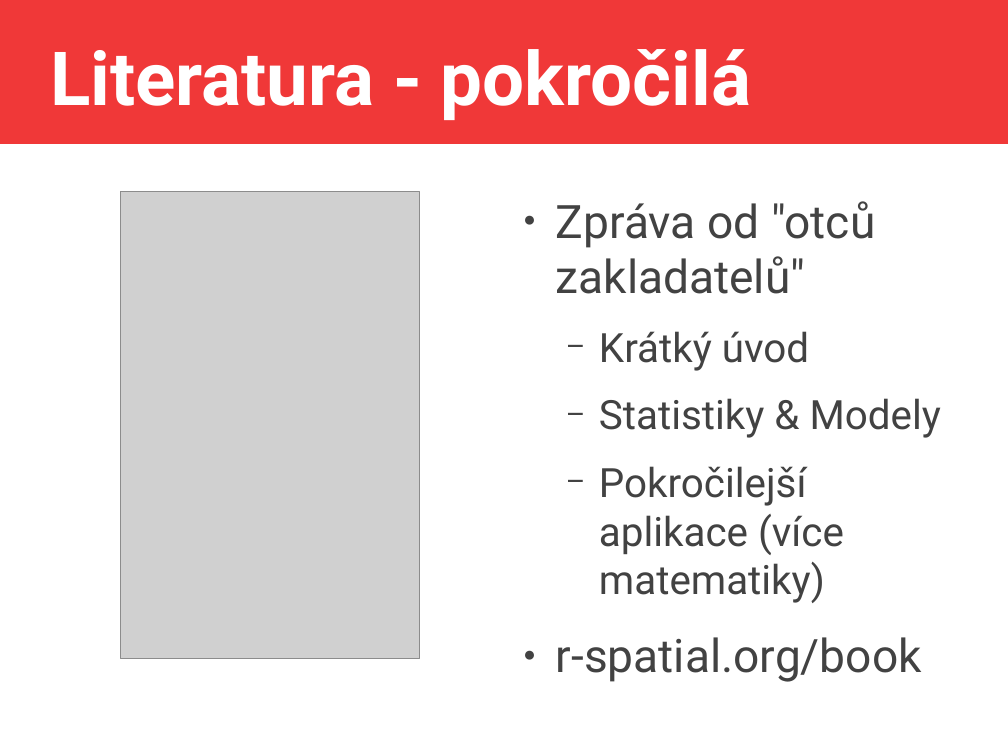
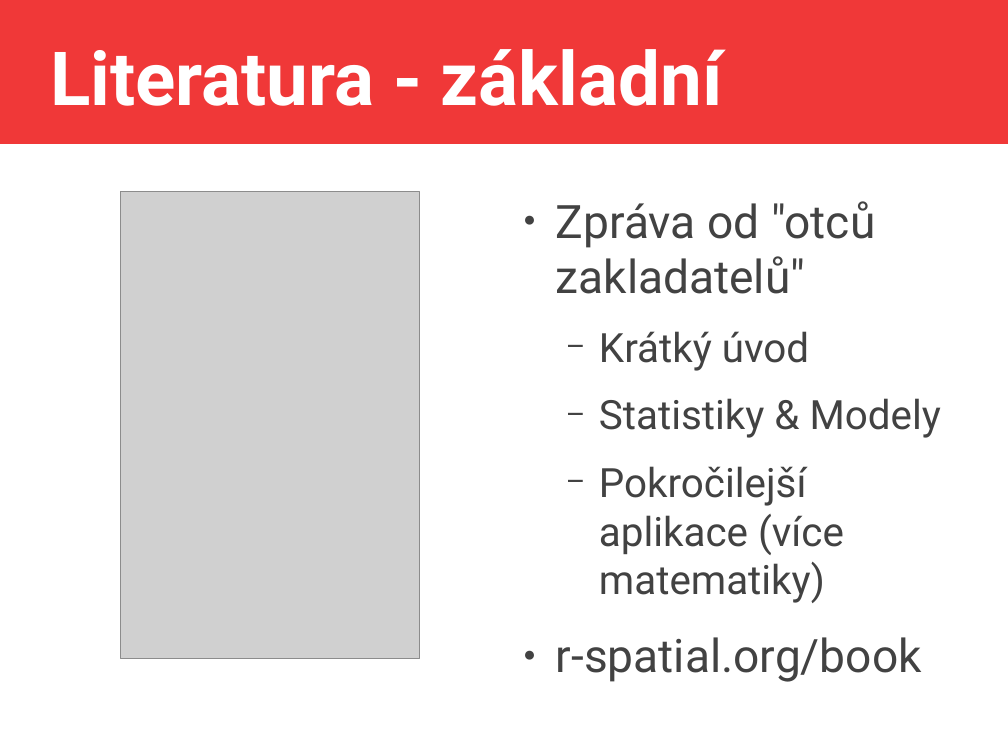
Before and after one commit to jlacko/4EK418, a slide deck: slide 4 of prez/0 - intro 4EK418.odp (slide 5 before the commit). Drawn at 1008x756 pixels with LibreOffice and Linux fonts; fonts in the diff are those of the drawing; grey boxes stand for pictures. Boxes give left, top, right and bottom in pixels: in the first picture for what was removed or moved away, otherwise in the second. Text is boxed around its words. In the diff, an @@ line names an element or a change of style, - is before the commit and + after.

```diff
--- a/prez/0 - intro 4EK418.odp
+++ b/prez/0 - intro 4EK418.odp
@@ title at [50, 49, 723, 106]: text changed @@
-Literatura - pokročilá
+Literatura - základní
```
Also in this commit, not shown: 3 other slides changed, 11 other files.
